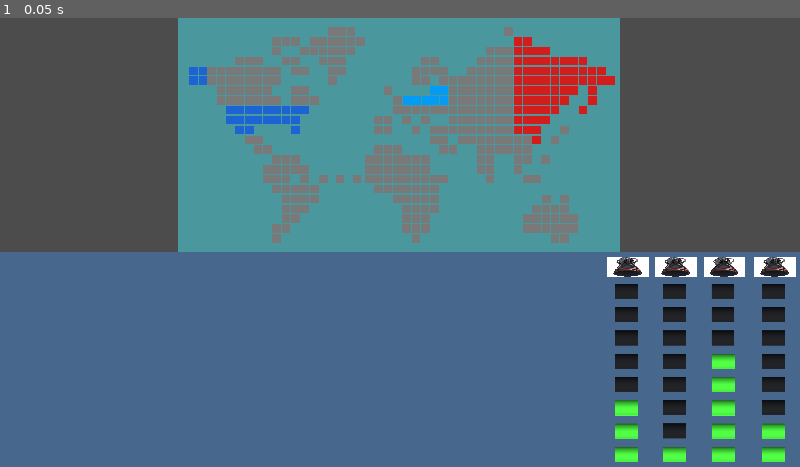
Above: before the commit, frame 1.
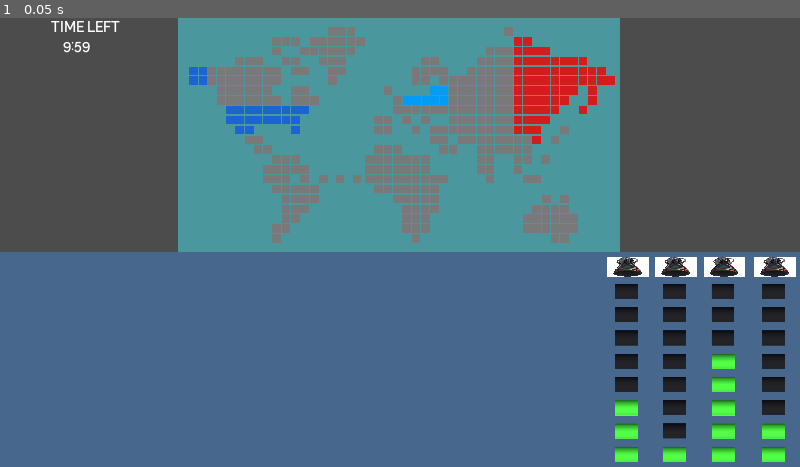
Above: after the commit, the same moment.

Repository: richardbonneau/GameOff2020
Game: Godot game, scene res://Main/Main.tscn
Two runs of this game, one before a commit and one after it. Both use one fixed random seed, a clock stepped at 60 frames per second and the inputs below.
Inputs:
- Up to frame 1 (0.05 s): no input

The runs differ from the first frame. In frame 1, 0.1% of the frame differs, in the area x 6-15%, y 0-8%.

Commit message:
Timer basics

Diff:
--- a/Main/Main.tscn
+++ b/Main/Main.tscn
@@ -1,12 +1,17 @@
-[gd_scene load_steps=5 format=2]
+[gd_scene load_steps=7 format=2]
 
 [ext_resource path="res://Main/Scripts/Main.gd" type="Script" id=1]
 [ext_resource path="res://Map/Map.tscn" type="PackedScene" id=2]
 [ext_resource path="res://GaugeLight/GaugeLight.tscn" type="PackedScene" id=3]
 [ext_resource path="res://Sprites/rocket-engine.jpeg" type="Texture" id=4]
+[ext_resource path="res://Main/Timer.gd" type="Script" id=5]
+[ext_resource path="res://Fonts/Raleway_Bold_Big.tres" type="DynamicFont" id=6]
 
 [node name="Main" type="Node"]
 script = ExtResource( 1 )
+__meta__ = {
+"_edit_vertical_guides_": [ 304.0 ]
+}
 
 [node name="Map" parent="." instance=ExtResource( 2 )]
 margin_left = 304.0
@@ -53,41 +58,41 @@
 [node name="GaugeLight" parent="Dashboard/RocketEnginesGauge" instance=ExtResource( 3 )]
 margin_top = 39.0
 margin_right = 71.0
-margin_bottom = 75.0
+margin_bottom = 74.0
 
 [node name="GaugeLight2" parent="Dashboard/RocketEnginesGauge" instance=ExtResource( 3 )]
-margin_top = 79.0
-margin_right = 71.0
-margin_bottom = 115.0
+margin_top = 78.0
+margin_right = 71.0
+margin_bottom = 113.0
 
 [node name="GaugeLight3" parent="Dashboard/RocketEnginesGauge" instance=ExtResource( 3 )]
-margin_top = 119.0
-margin_right = 71.0
-margin_bottom = 155.0
+margin_top = 117.0
+margin_right = 71.0
+margin_bottom = 152.0
 
 [node name="GaugeLight4" parent="Dashboard/RocketEnginesGauge" instance=ExtResource( 3 )]
-margin_top = 159.0
-margin_right = 71.0
-margin_bottom = 194.0
+margin_top = 156.0
+margin_right = 71.0
+margin_bottom = 191.0
 
 [node name="GaugeLight5" parent="Dashboard/RocketEnginesGauge" instance=ExtResource( 3 )]
-margin_top = 198.0
-margin_right = 71.0
-margin_bottom = 234.0
+margin_top = 195.0
+margin_right = 71.0
+margin_bottom = 230.0
 
 [node name="GaugeLight6" parent="Dashboard/RocketEnginesGauge" instance=ExtResource( 3 )]
-margin_top = 238.0
-margin_right = 71.0
-margin_bottom = 274.0
+margin_top = 234.0
+margin_right = 71.0
+margin_bottom = 269.0
 
 [node name="GaugeLight7" parent="Dashboard/RocketEnginesGauge" instance=ExtResource( 3 )]
-margin_top = 278.0
-margin_right = 71.0
-margin_bottom = 314.0
+margin_top = 273.0
+margin_right = 71.0
+margin_bottom = 308.0
 node_open = true
 
 [node name="GaugeLight8" parent="Dashboard/RocketEnginesGauge" instance=ExtResource( 3 )]
-margin_top = 318.0
+margin_top = 312.0
 margin_right = 71.0
 margin_bottom = 354.0
 node_open = true
@@ -121,44 +126,44 @@
 [node name="GaugeLight" parent="Dashboard/RocketEnginesGauge2" instance=ExtResource( 3 )]
 margin_top = 39.0
 margin_right = 70.0
-margin_bottom = 75.0
+margin_bottom = 74.0
 
 [node name="GaugeLight2" parent="Dashboard/RocketEnginesGauge2" instance=ExtResource( 3 )]
-margin_top = 79.0
-margin_right = 70.0
-margin_bottom = 115.0
+margin_top = 78.0
+margin_right = 70.0
+margin_bottom = 113.0
 
 [node name="GaugeLight3" parent="Dashboard/RocketEnginesGauge2" instance=ExtResource( 3 )]
-margin_top = 119.0
-margin_right = 70.0
-margin_bottom = 155.0
+margin_top = 117.0
+margin_right = 70.0
+margin_bottom = 152.0
 
 [node name="GaugeLight4" parent="Dashboard/RocketEnginesGauge2" instance=ExtResource( 3 )]
-margin_top = 159.0
-margin_right = 70.0
-margin_bottom = 194.0
+margin_top = 156.0
+margin_right = 70.0
+margin_bottom = 191.0
 node_open = true
 
 [node name="GaugeLight5" parent="Dashboard/RocketEnginesGauge2" instance=ExtResource( 3 )]
-margin_top = 198.0
-margin_right = 70.0
-margin_bottom = 234.0
+margin_top = 195.0
+margin_right = 70.0
+margin_bottom = 230.0
 node_open = true
 
 [node name="GaugeLight6" parent="Dashboard/RocketEnginesGauge2" instance=ExtResource( 3 )]
-margin_top = 238.0
-margin_right = 70.0
-margin_bottom = 274.0
+margin_top = 234.0
+margin_right = 70.0
+margin_bottom = 269.0
 node_open = true
 
 [node name="GaugeLight7" parent="Dashboard/RocketEnginesGauge2" instance=ExtResource( 3 )]
-margin_top = 278.0
-margin_right = 70.0
-margin_bottom = 314.0
+margin_top = 273.0
+margin_right = 70.0
+margin_bottom = 308.0
 node_open = true
 
 [node name="GaugeLight8" parent="Dashboard/RocketEnginesGauge2" instance=ExtResource( 3 )]
-margin_top = 318.0
+margin_top = 312.0
 margin_right = 70.0
 margin_bottom = 354.0
 node_open = true
@@ -192,40 +197,40 @@
 [node name="GaugeLight" parent="Dashboard/RocketEnginesGauge3" instance=ExtResource( 3 )]
 margin_top = 39.0
 margin_right = 71.0
-margin_bottom = 75.0
+margin_bottom = 74.0
 
 [node name="GaugeLight2" parent="Dashboard/RocketEnginesGauge3" instance=ExtResource( 3 )]
-margin_top = 79.0
-margin_right = 71.0
-margin_bottom = 115.0
+margin_top = 78.0
+margin_right = 71.0
+margin_bottom = 113.0
 
 [node name="GaugeLight3" parent="Dashboard/RocketEnginesGauge3" instance=ExtResource( 3 )]
-margin_top = 119.0
-margin_right = 71.0
-margin_bottom = 155.0
+margin_top = 117.0
+margin_right = 71.0
+margin_bottom = 152.0
 
 [node name="GaugeLight4" parent="Dashboard/RocketEnginesGauge3" instance=ExtResource( 3 )]
-margin_top = 159.0
-margin_right = 71.0
-margin_bottom = 194.0
+margin_top = 156.0
+margin_right = 71.0
+margin_bottom = 191.0
 
 [node name="GaugeLight5" parent="Dashboard/RocketEnginesGauge3" instance=ExtResource( 3 )]
-margin_top = 198.0
-margin_right = 71.0
-margin_bottom = 234.0
+margin_top = 195.0
+margin_right = 71.0
+margin_bottom = 230.0
 
 [node name="GaugeLight6" parent="Dashboard/RocketEnginesGauge3" instance=ExtResource( 3 )]
-margin_top = 238.0
-margin_right = 71.0
-margin_bottom = 274.0
+margin_top = 234.0
+margin_right = 71.0
+margin_bottom = 269.0
 
 [node name="GaugeLight7" parent="Dashboard/RocketEnginesGauge3" instance=ExtResource( 3 )]
-margin_top = 278.0
-margin_right = 71.0
-margin_bottom = 314.0
+margin_top = 273.0
+margin_right = 71.0
+margin_bottom = 308.0
 
 [node name="GaugeLight8" parent="Dashboard/RocketEnginesGauge3" instance=ExtResource( 3 )]
-margin_top = 318.0
+margin_top = 312.0
 margin_right = 71.0
 margin_bottom = 354.0
 node_open = true
@@ -259,42 +264,67 @@
 [node name="GaugeLight" parent="Dashboard/RocketEnginesGauge4" instance=ExtResource( 3 )]
 margin_top = 39.0
 margin_right = 71.0
-margin_bottom = 75.0
+margin_bottom = 74.0
 
 [node name="GaugeLight2" parent="Dashboard/RocketEnginesGauge4" instance=ExtResource( 3 )]
-margin_top = 79.0
-margin_right = 71.0
-margin_bottom = 115.0
+margin_top = 78.0
+margin_right = 71.0
+margin_bottom = 113.0
 
 [node name="GaugeLight3" parent="Dashboard/RocketEnginesGauge4" instance=ExtResource( 3 )]
-margin_top = 119.0
-margin_right = 71.0
-margin_bottom = 155.0
+margin_top = 117.0
+margin_right = 71.0
+margin_bottom = 152.0
 
 [node name="GaugeLight4" parent="Dashboard/RocketEnginesGauge4" instance=ExtResource( 3 )]
-margin_top = 159.0
-margin_right = 71.0
-margin_bottom = 194.0
+margin_top = 156.0
+margin_right = 71.0
+margin_bottom = 191.0
 
 [node name="GaugeLight5" parent="Dashboard/RocketEnginesGauge4" instance=ExtResource( 3 )]
-margin_top = 198.0
-margin_right = 71.0
-margin_bottom = 234.0
+margin_top = 195.0
+margin_right = 71.0
+margin_bottom = 230.0
 
 [node name="GaugeLight6" parent="Dashboard/RocketEnginesGauge4" instance=ExtResource( 3 )]
-margin_top = 238.0
-margin_right = 71.0
-margin_bottom = 274.0
+margin_top = 234.0
+margin_right = 71.0
+margin_bottom = 269.0
 node_open = true
 
 [node name="GaugeLight7" parent="Dashboard/RocketEnginesGauge4" instance=ExtResource( 3 )]
-margin_top = 278.0
-margin_right = 71.0
-margin_bottom = 314.0
+margin_top = 273.0
+margin_right = 71.0
+margin_bottom = 308.0
 node_open = true
 
 [node name="GaugeLight8" parent="Dashboard/RocketEnginesGauge4" instance=ExtResource( 3 )]
-margin_top = 318.0
+margin_top = 312.0
 margin_right = 71.0
 margin_bottom = 354.0
 node_open = true
+
+[node name="MainTimer" type="Timer" parent="."]
+one_shot = true
+autostart = true
+script = ExtResource( 5 )
+
+[node name="TimeLeft" type="RichTextLabel" parent="MainTimer"]
+margin_left = 107.0
+margin_top = 31.0
+margin_right = 184.0
+margin_bottom = 84.0
+custom_fonts/normal_font = ExtResource( 6 )
+__meta__ = {
+"_edit_use_anchors_": false
+}
+
+[node name="TimeLeftLabel" type="RichTextLabel" parent="MainTimer"]
+margin_left = 86.9931
+margin_right = 213.993
+margin_bottom = 64.0
+custom_fonts/normal_font = ExtResource( 6 )
+text = "TIME LEFT"
+__meta__ = {
+"_edit_use_anchors_": false
+}
--- a/Main/Scripts/Main.gd
+++ b/Main/Scripts/Main.gd
@@ -1,16 +1,21 @@
 extends Node
 
+onready var MainTimer = get_node("MainTimer")
+onready var TimeLeft = get_node("MainTimer/TimeLeft")
 
-# Declare member variables here. Examples:
-# var a = 2
-# var b = "text"
-
-
-# Called when the node enters the scene tree for the first time.
 func _ready():
+	MainTimer.start(600)
 	pass # Replace with function body.
 
+func GetRemainingTime(RemainingTime: float):
+	var RemainingMinutes = str(int(RemainingTime / 60))
+	var RemainingSeconds = int(RemainingTime) % 60
+	var RemainingSecondsText = str(RemainingSeconds) if RemainingSeconds > 10 else "0" + str(RemainingSeconds)
+	TimeLeft.set_text(str(RemainingMinutes + ":" + RemainingSecondsText))
 
+func _process(delta):
+	GetRemainingTime(MainTimer.time_left)
+	pass
 # Called every frame. 'delta' is the elapsed time since the previous frame.
 #func _process(delta):
 #	pass
--- /dev/null
+++ b/Main/Timer.gd
@@ -0,0 +1,17 @@
+extends Timer
+
+
+# Declare member variables here. Examples:
+# var a: int = 2
+# var b: String = "text"
+
+
+# Called when the node enters the scene tree for the first time.
+func _ready() -> void:
+	pass # Replace with function body.
+
+
+
+# Called every frame. 'delta' is the elapsed time since the previous frame.
+#func _process(delta: float) -> void:
+#	pass
